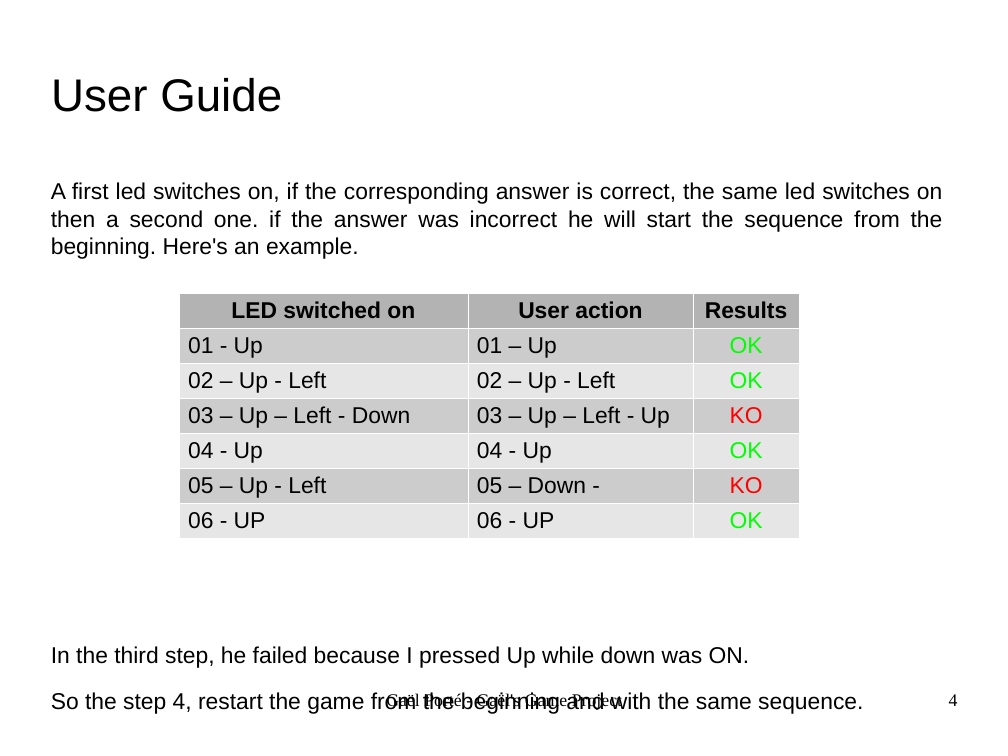
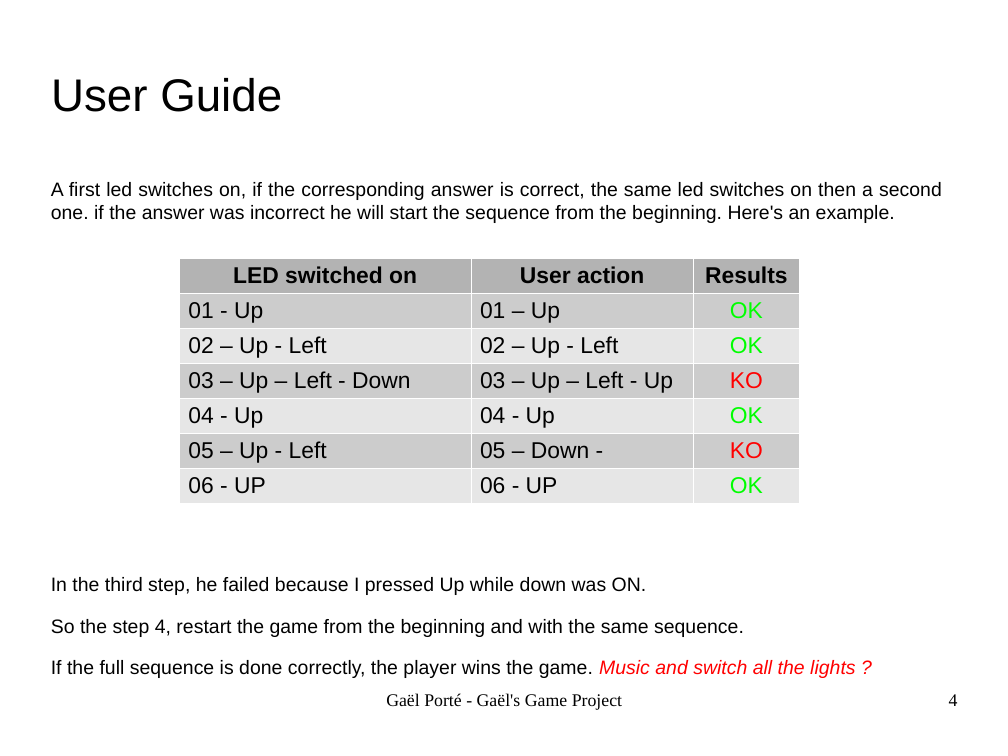
Before and after one commit to portegael/arduino, a slide deck: slide 4 of GaelGame_project/ppt_GaelGame_project.odp. Drawn at 1008x756 pixels with LibreOffice and Linux fonts; fonts in the diff are those of the drawing; background and template pictures are left out. Boxes give left, top, right and bottom in pixels: in the first picture for what was removed or moved away, otherwise in the second. Text is boxed around its words. In the diff, an @@ line names an element or a change of style, - is before the commit and + after.

Commit message:
Adding library to clean the code
- Adding a library where the calculation will be done
- Update the powerpoint document

```diff
--- a/GaelGame_project/ppt_GaelGame_project.odp
+++ b/GaelGame_project/ppt_GaelGame_project.odp
@@ text at bbox=[51, 182, 942, 637]: size 18 to 15.3 pt in "A first led switches on, if the ...", "In the third step, he failed because ...", "So the step 4, restart the game ..." @@
@@ table: place and size @@
-table at bbox=[179, 294, 799, 539]
+table at bbox=[179, 258, 799, 503]
@@ text at bbox=[51, 660, 855, 678]: paragraph added @@
+If the full sequence is done correctly, the player wins the game. Music and switch all the lights ?
```
Also in this commit, not shown: 4 other files.
